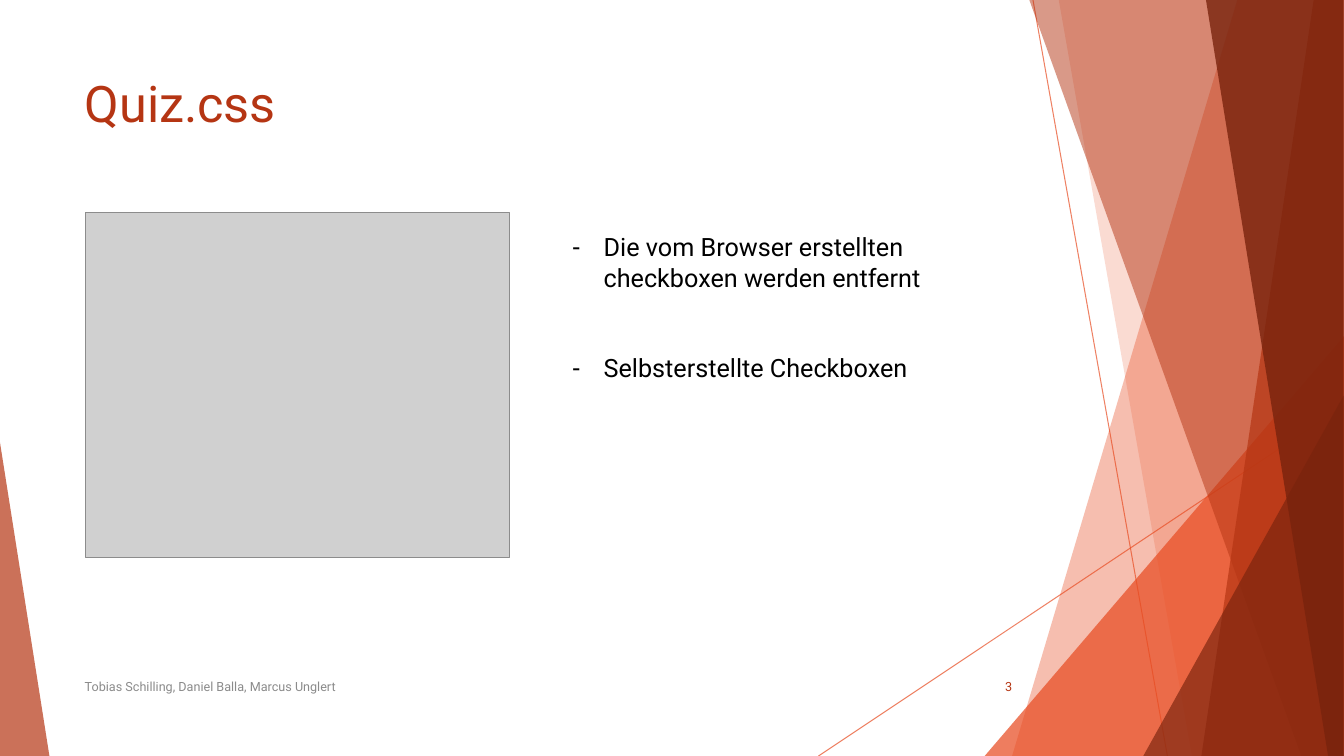
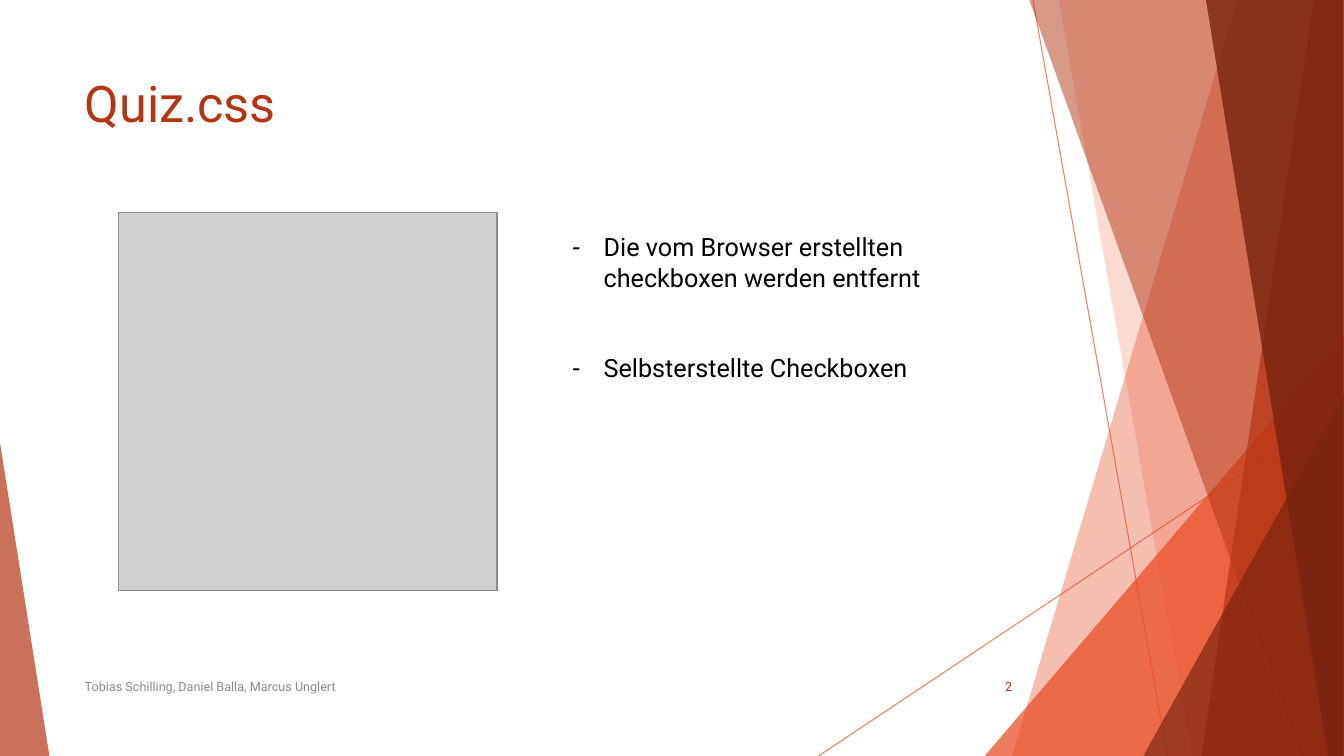
Before and after one commit to Poschinski/web-engineering-programmentwurf, a slide deck: slide 2 of docs/SportsPulse.pptx (slide 3 before the commit). Drawn at 1344x756 pixels with LibreOffice and Linux fonts; fonts in the diff are those of the drawing; grey boxes stand for pictures. Boxes give left, top, right and bottom in pixels: in the first picture for what was removed or moved away, otherwise in the second. Text is boxed around its words. In the diff, an @@ line names an element or a change of style, - is before the commit and + after.

```diff
--- a/docs/SportsPulse.pptx
+++ b/docs/SportsPulse.pptx
@@ picture: place and size @@
-picture at <box>86,213,510,558</box>
+picture at <box>119,213,497,590</box>
@@ page number at <box>1005,682,1012,691</box>: text changed @@
-3
+2
```
Also in this commit, not shown: 3 other slides changed, 5 other files.
